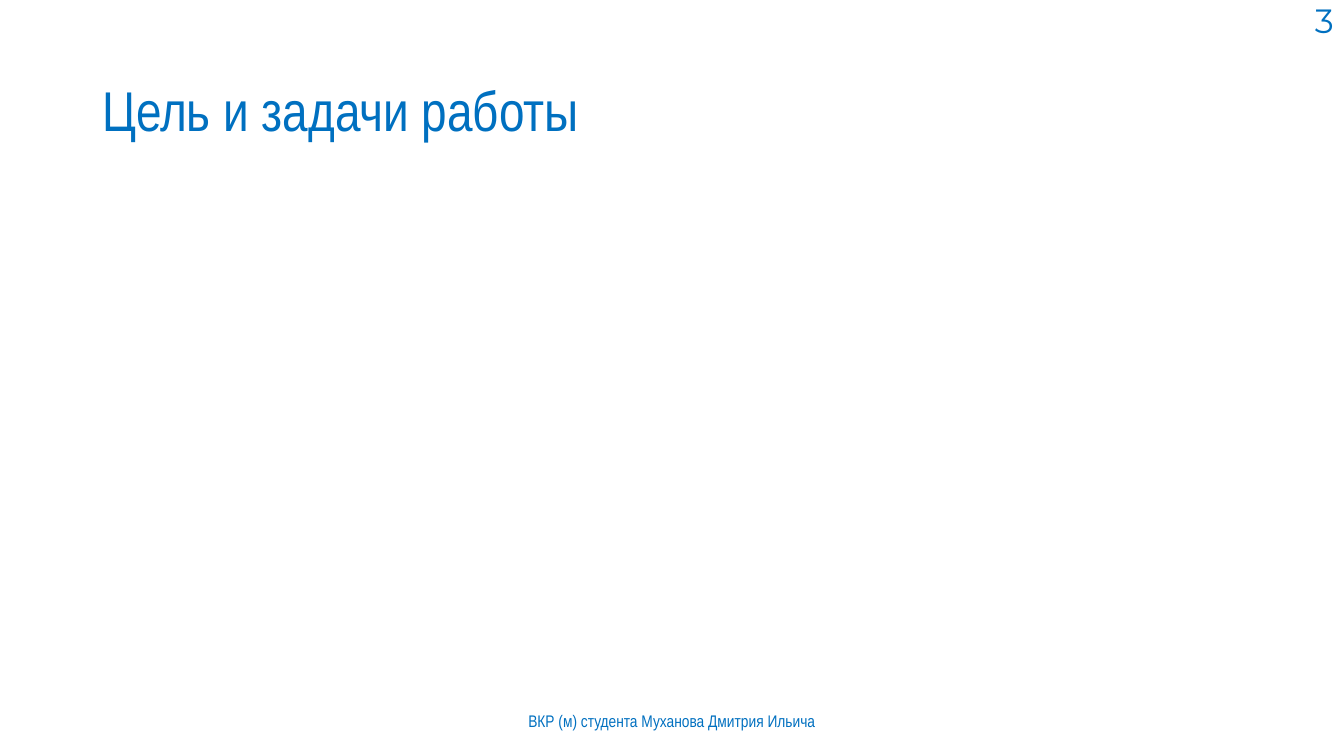
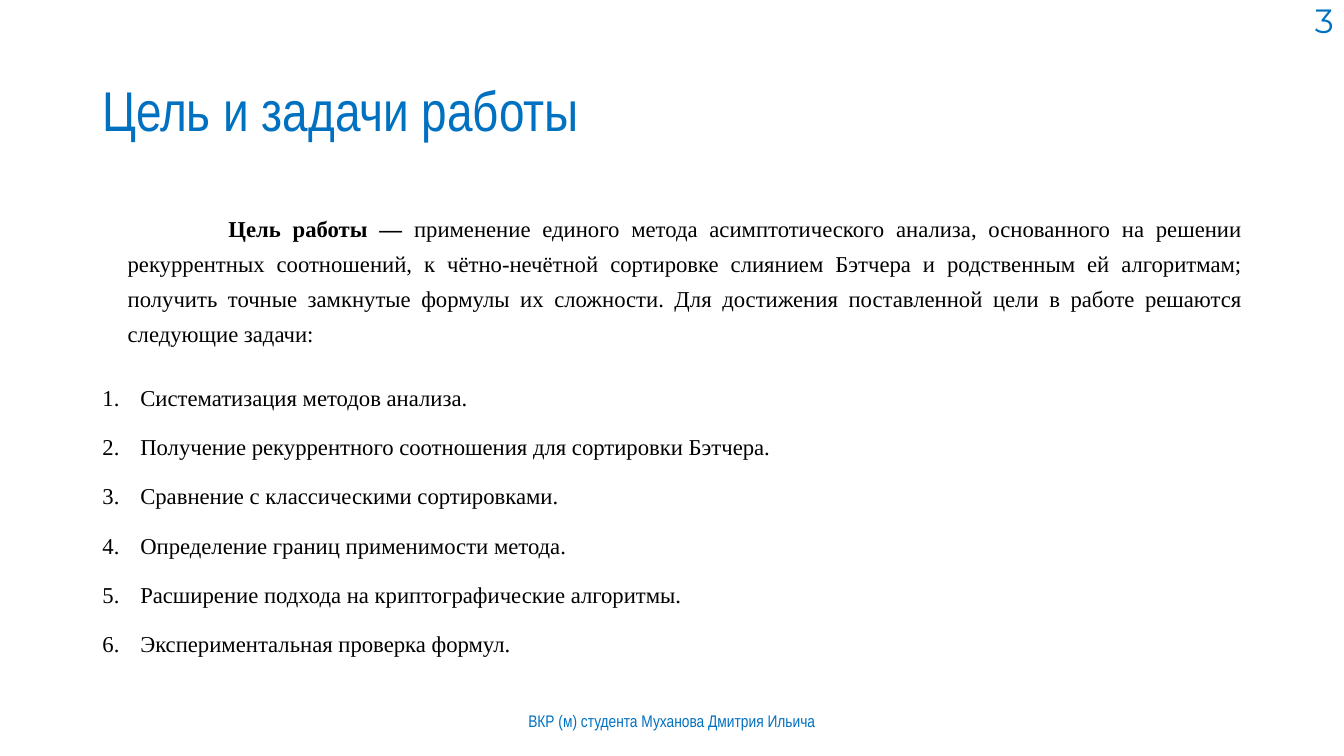
Before and after one commit to mityamuch/Diplom_Batcher, a slide deck: slide 3 of ВКР.pptx. Drawn at 1344x756 pixels with LibreOffice and Linux fonts; fonts in the diff are those of the drawing; grey boxes stand for pictures; background and template pictures are left out. Boxes give left, top, right and bottom in pixels: in the first picture for what was removed or moved away, otherwise in the second. Text is boxed around its words. In the diff, an @@ line names an element or a change of style, - is before the commit and + after.

```diff
--- a/ВКР.pptx
+++ b/ВКР.pptx
@@ text added at (128, 220, 1241, 657), 16.1 pt, text #000000 @@
+Цель работы — применение единого метода асимптотического анализа, основанного на решении рекуррентных соотношений, к чётно-нечётной сортировке слиянием Бэтчера и родственным ей алгоритмам; получить точные замкнутые формулы их сложности. Для достижения поставленной цели в работе решаются следующие задачи:
+1. Систематизация методов анализа.
+2. Получение рекуррентного соотношения для сортировки Бэтчера.
+3. Сравнение с классическими сортировками.
+4. Определение границ применимости метода.
+5. Расширение подхода на криптографические алгоритмы.
+6. Экспериментальная проверка формул.
```
Also in this commit, not shown: 6 other slides changed.
